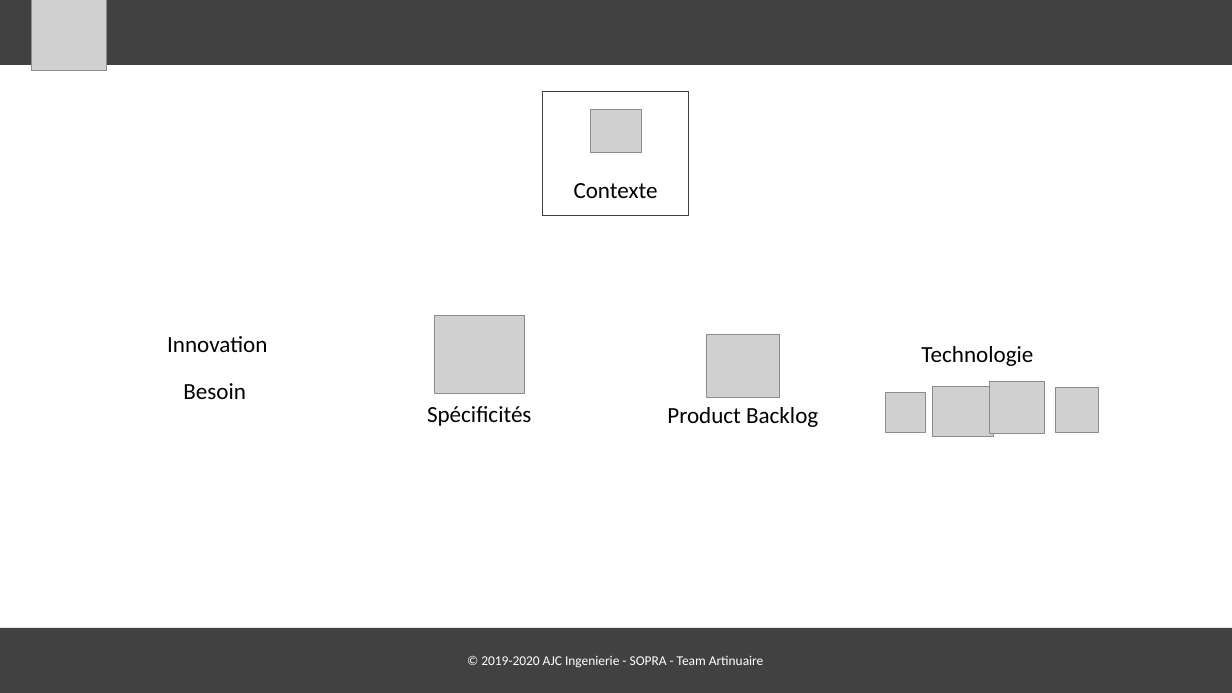
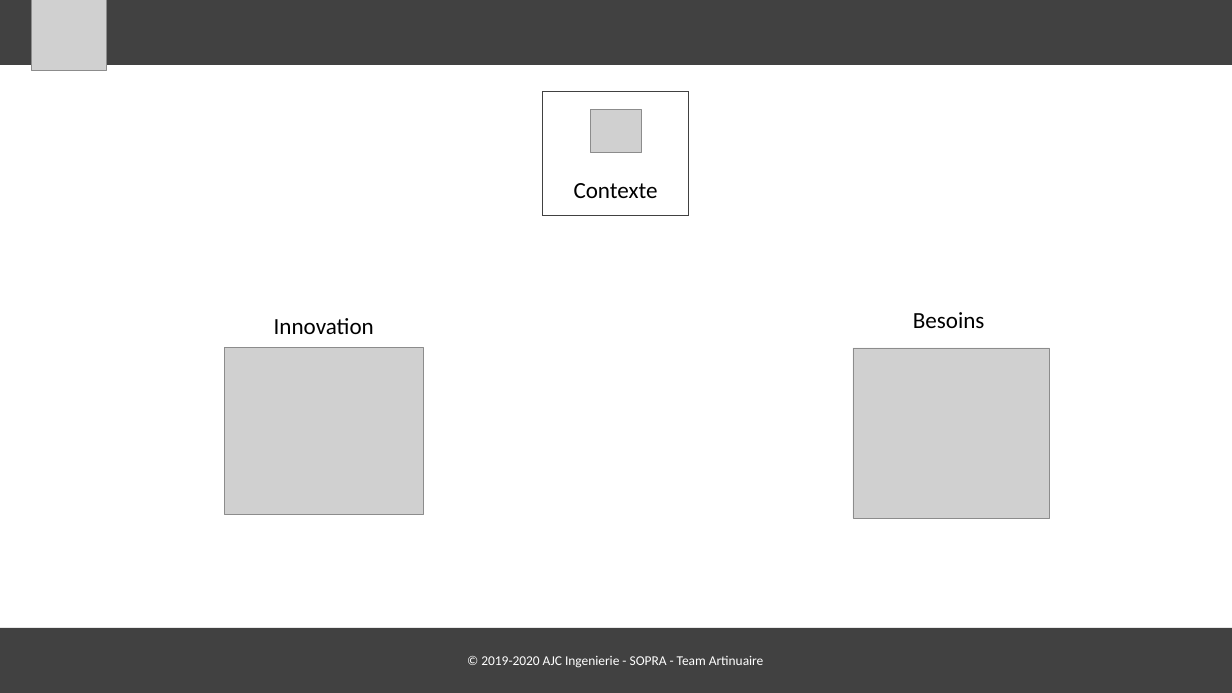
Before and after one commit to alredinor/diapo, a slide deck: slide 4 of alban.pptx. Drawn at 1232x693 pixels with LibreOffice and Linux fonts; fonts in the diff are those of the drawing; grey boxes stand for pictures. Boxes give left, top, right and bottom in pixels: in the first picture for what was removed or moved away, otherwise in the second. Text is boxed around its words. In the diff, an @@ line names an element or a change of style, - is before the commit and + after.

```diff
--- a/alban.pptx
+++ b/alban.pptx
@@ text "Innovation" moved from (x1=167, y1=336, x2=267, y2=352) to (x1=274, y1=318, x2=374, y2=334) @@
@@ picture removed at (x1=434, y1=315, x2=525, y2=393) @@
@@ text added at (x1=913, y1=312, x2=985, y2=328), 18 pt, text #000000 @@
+Besoins
@@ picture added at (x1=224, y1=348, x2=423, y2=515) @@
@@ picture removed at (x1=707, y1=335, x2=779, y2=396) @@
@@ picture added at (x1=853, y1=348, x2=1050, y2=518) @@
@@ text removed at (x1=921, y1=346, x2=1033, y2=366) @@
-Technologie
@@ text removed at (x1=183, y1=383, x2=246, y2=399) @@
-Besoin
@@ picture removed at (x1=933, y1=387, x2=994, y2=437) @@
@@ picture removed at (x1=990, y1=382, x2=1044, y2=433) @@
@@ picture removed at (x1=1055, y1=387, x2=1099, y2=433) @@
@@ text removed at (x1=427, y1=406, x2=531, y2=426) @@
-Spécificités
@@ text removed at (x1=667, y1=407, x2=818, y2=427) @@
-Product Backlog
@@ picture removed at (x1=885, y1=393, x2=925, y2=433) @@
```
Also in this commit, not shown: 5 other slides changed, 1 slide added, 1 slide removed.
